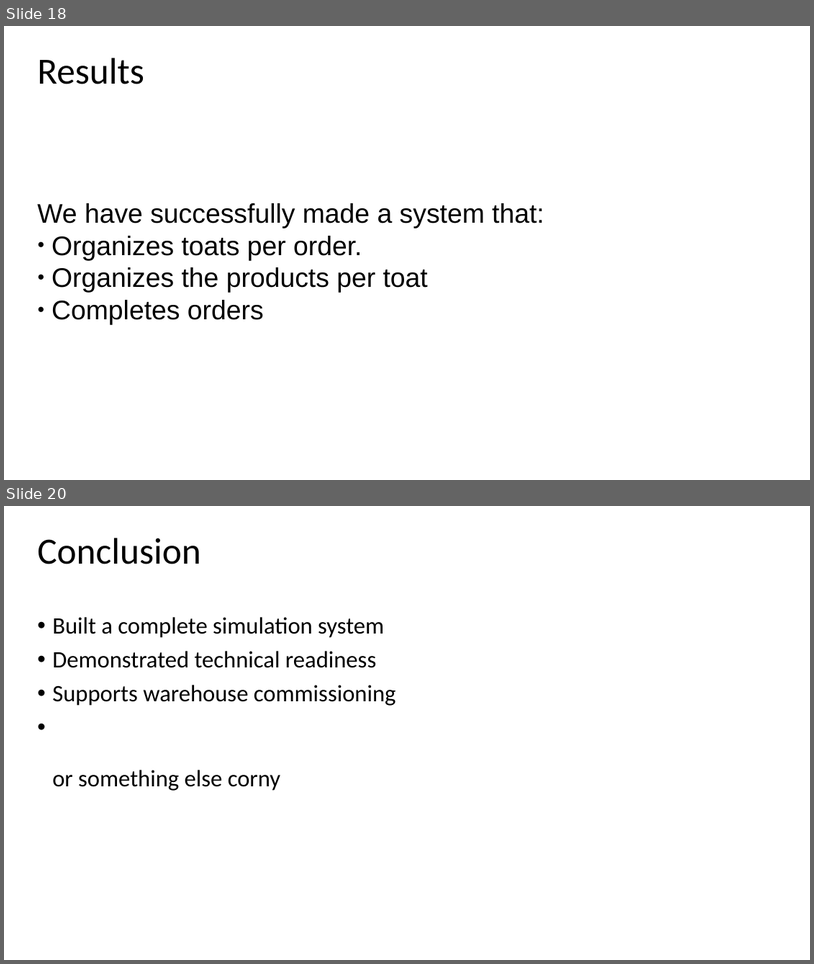
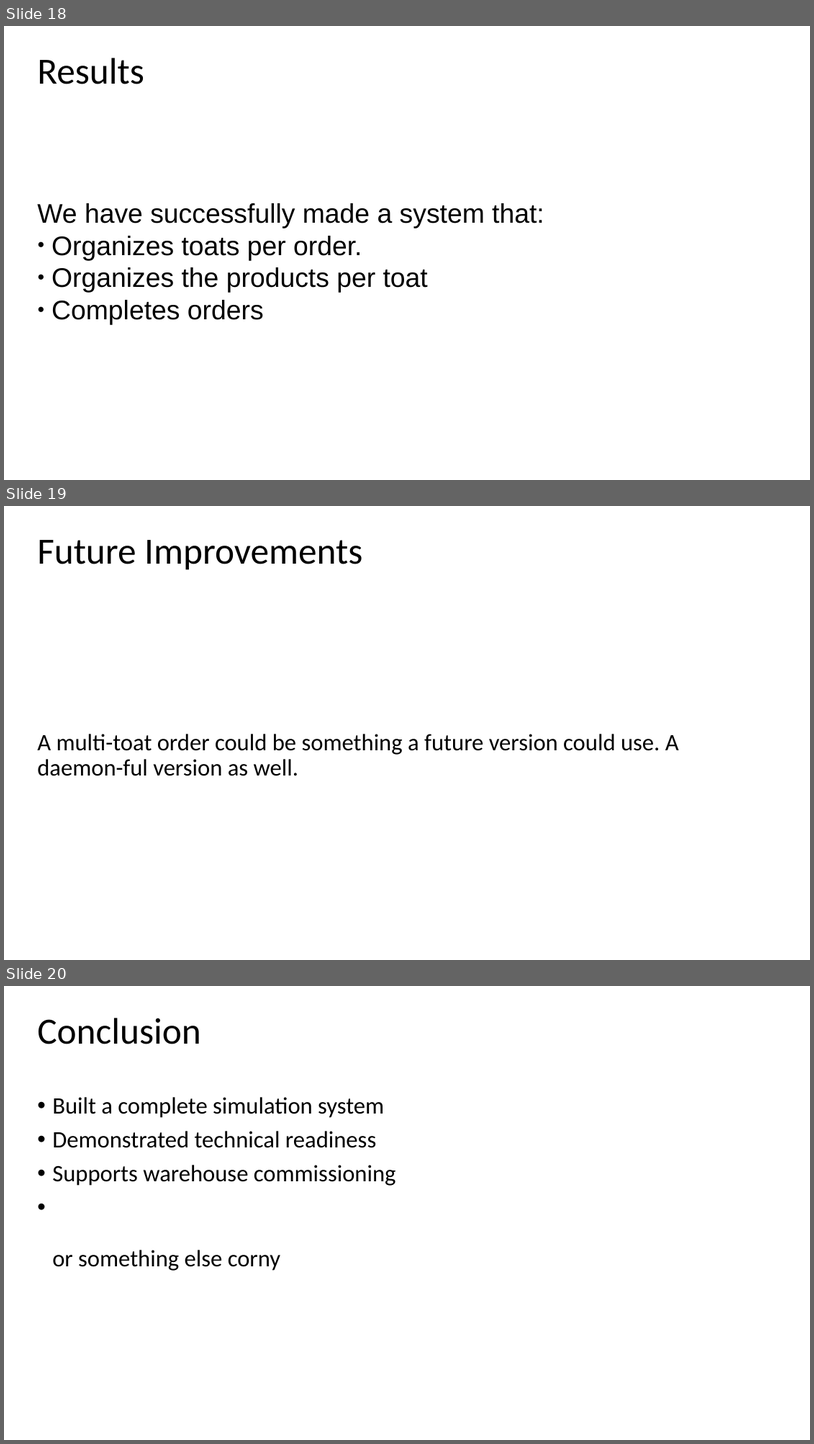
Before and after one commit to wallmenis/exercise, a slide deck: presentation/Presentation.pptx. Shown one above the other, each under a label of ours: slides 18 and 20 before the commit, slides 18, 19 and 20 after it; the slides between them are not shown. The pictures are 814x964 and 814x1444 pixels, drawn with LibreOffice and Linux fonts; fonts in the diff are those of the drawing; background and template pictures are left out. Boxes give left, top, right and bottom in pixels: in the first picture for what was removed or moved away, otherwise in the second. Text is boxed around its words. In the diff, an @@ line names an element or a change of style, - is before the commit and + after.

```diff
--- a/presentation/Presentation.pptx
+++ b/presentation/Presentation.pptx
@@ slide 19 added at <box>4,506,810,960</box>, background picture (left out) @@
@@ title added at <box>37,540,363,570</box>, 44 pt, text #000000 @@
+Future Improvements
@@ subtitle added at <box>37,734,679,776</box>, 28 pt, text #000000 @@
+A multi-toat order could be something a future version could use. A daemon-ful version as well.
```
Also in this commit, not shown: 2 slides changed, 3 other slides added, 4 slides removed.
